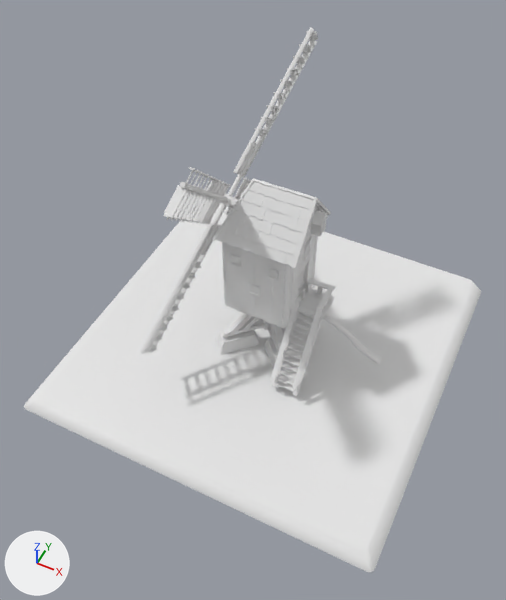
What one commit did to the FBX model Content/Buildings/Meshes/CA_Windmill_Final_BaseRotate.fbx.
Rendered twice from a 50 mm camera at (11.5, -25.2, 34.2) aimed at (0.2, -2.6, 6.0). The axes (+X, +Y, +Z) are drawn at lower left. The lights are the same throughout. Where no turn or scale is listed for an object, it has been applied to the vertices.

The first picture shows 'Ca_Windmill', 'Ca_Windmill_Arms', 'Ca_Windmill_Base', 'Ca_Windmill_Ground'.
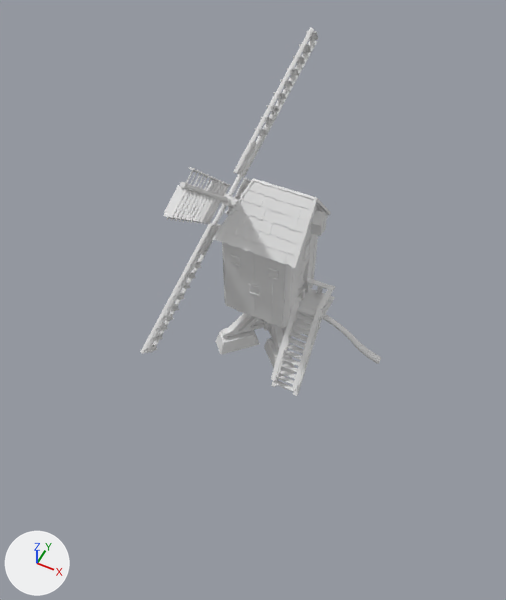
Location of each change, [x1, y1, x2, y2] in pixels of the pictures (506 x 600 px):
'Ca_Windmill_Ground', deleted
    before: [24, 203, 481, 572]

The change, as a diff of the scene's bpy script:
```diff
--- a/Content/Buildings/Meshes/CA_Windmill_Final_BaseRotate.fbx.py
+++ b/Content/Buildings/Meshes/CA_Windmill_Final_BaseRotate.fbx.py
@@ ob_ca_windmill_ground @@
-ob_ca_windmill_ground = bpy.data.objects.new('Ca_Windmill_Ground', me_plane_001)
-ob_ca_windmill_ground.location = (0.0, 0.0, 0.0)
```
